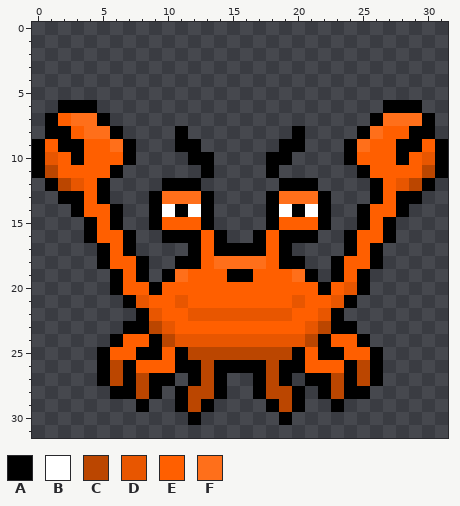
Two states of a pixel-art sprite, images/crab.png. That is the earlier state.
The file is 96x96 pixels, drawn in blocks of 3x3; one block is one cell here.
Palette (. is transparent): A #000000  B #ffffff  C #bb4600  D #e85600  E #ff5f00  F #ff6f1a
Pixels before, first column x 0:
 6 ..AAA......................AAA..
 7 .AEFFA....................AFFFA.
 8 .AAEFFA....A........A....AFEEAA.
 9 AEAAEEFA...AA......AA...AFEEAAEA
10 ADEAEEEA....AA....AA....AEEEAEDA
11 ACEEEEA......A....A......AEEEECA
12 .ACDEA....AAA......AAA....AEDCA.
13 ..AAEA...AFFFA....AFFFA...AEAA..
14 ...AEEA..ABABA....ABABA..AEEA...
15 ....AEA..AEEEA....AEEEA..AEA....
16 ....AEEA..AAAEA..AEAAA..AEEA....
17 .....AEA....AEAAAAEA....AEA.....
18 .....AEEA..AAEFFFFEAA..AEEA.....
19 ......AEA.AFEEEAAEEEFA.AEA......
20 ......AEEAEEEEEEEEEEEEAEDA......
21 .......ADEEDEEEEEEEEDEEDA.......
22 ........ADEEDDDDDDDDEEDA........
23 .......AACDEEEEEEEEEEDCAA.......
24 ......AEEACDDDDDDDDDDCAEEA......
25 .....AEEAAEACCCCCCCCAEAAEEA.....
26 .....ACAEEEAACAAAACAAEEEACA.....
27 .....ACACAA.ACA..ACA.AACACA.....
28 ......AACA.ACCA..ACCA.ACAA......
29 ........A..ACA....ACA..A........
30 ............A......A............
The result:
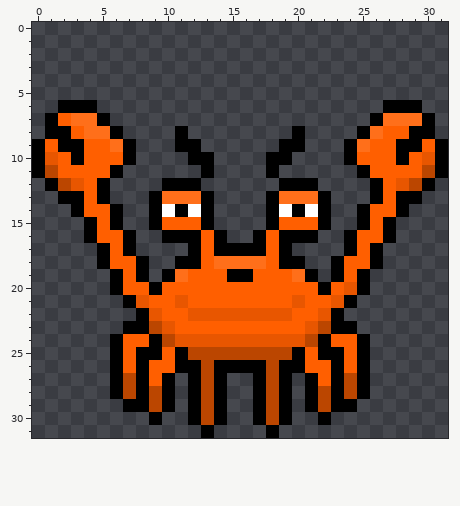
Diff:
Changed rows in their new state; - is an unchanged pixel.
first column x 5:
25 .A------------------A.
26 .AEA--------------AEA.
27 .ACAE------------EACA.
28 --CACA.A------A.ACAC--
29 --A-CA.ACA--ACA.AC-A--
30 ----A---CA--AC---A----
31 --------A----A--------
Boxes around the changes in both pictures, in picture pixels (x1, y1, x2, y2):
changed: (97, 347, 383, 438)
